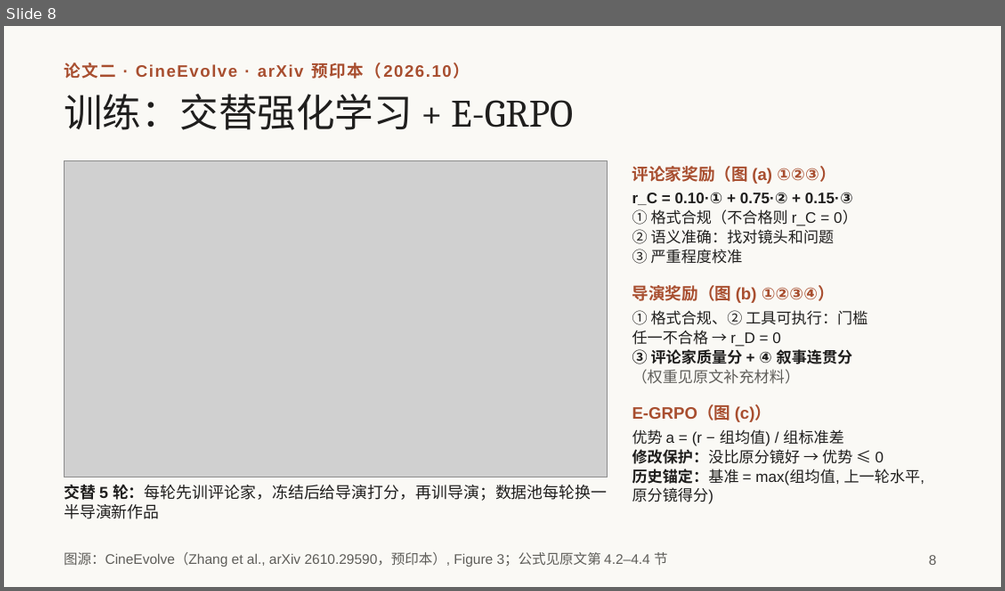
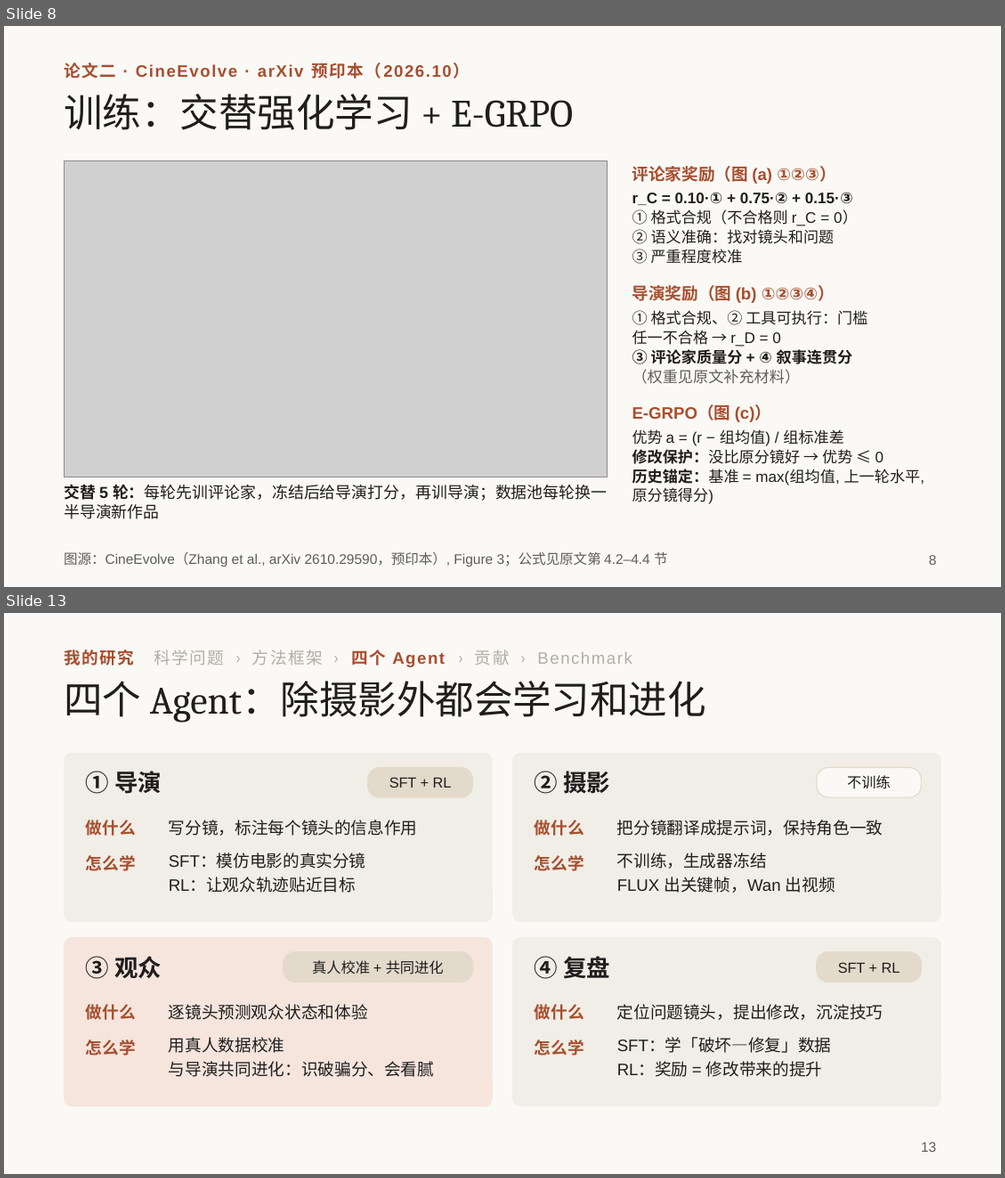
Before and after one commit to irving-2222/ICML, a slide deck: talk/研究分享_从多智能体协作到自进化.pptx. Shown one above the other, each under a label of ours: slide 8 before the commit, slides 8 and 13 after it; the slides between them are not shown. The pictures are 1005x591 and 1005x1178 pixels, drawn with LibreOffice and Linux fonts; fonts in the diff are those of the drawing; grey boxes stand for pictures. Boxes give left, top, right and bottom in pixels: in the first picture for what was removed or moved away, otherwise in the second. Text is boxed around its words. In the diff, an @@ line names an element or a change of style, - is before the commit and + after.

```diff
--- a/talk/研究分享_从多智能体协作到自进化.pptx
+++ b/talk/研究分享_从多智能体协作到自进化.pptx
@@ slide 13 added at (x1=4, y1=613, x2=1001, y2=1174), background #FAF9F5 @@
@@ text added at (x1=64, y1=649, x2=632, y2=667), 12 pt, text #B0AEA5 @@
+我的研究 科学问题 › 方法框架 › 四个 Agent › 贡献 › Benchmark
@@ title added at (x1=64, y1=681, x2=706, y2=722), 28 pt, text #1F1E1D @@
+四个 Agent：除摄影外都会学习和进化
@@ rounded rectangle added at (x1=64, y1=753, x2=493, y2=922), fill #F0EEE6 @@
@@ text added at (x1=86, y1=771, x2=162, y2=794), 17 pt, text #1F1E1D, bold @@
+① 导演
@@ rounded rectangle added at (x1=368, y1=768, x2=472, y2=797), fill #E3DACC, outline #E3DACC 0.75 pt, 10.5 pt, text #1F1E1D @@
+SFT + RL
@@ rounded rectangle added at (x1=512, y1=753, x2=941, y2=922), fill #F0EEE6 @@
@@ text added at (x1=534, y1=771, x2=610, y2=794), 17 pt, text #1F1E1D, bold @@
+② 摄影
@@ rounded rectangle added at (x1=817, y1=768, x2=921, y2=797), fill #FAF9F5, outline #E3DACC 0.75 pt, 10.5 pt, text #1F1E1D @@
+不训练
@@ text added at (x1=86, y1=819, x2=136, y2=835), 12 pt, text #A84E2F, bold @@
+做什么
@@ text added at (x1=169, y1=819, x2=418, y2=835), 12 pt, text #1F1E1D @@
+写分镜，标注每个镜头的信息作用
@@ text added at (x1=534, y1=819, x2=584, y2=835), 12 pt, text #A84E2F, bold @@
+做什么
@@ text added at (x1=617, y1=819, x2=883, y2=835), 12 pt, text #1F1E1D @@
+把分镜翻译成提示词，保持角色一致
@@ text added at (x1=617, y1=852, x2=835, y2=892), 12 pt, text #1F1E1D @@
+不训练，生成器冻结
+FLUX 出关键帧，Wan 出视频
@@ text added at (x1=86, y1=855, x2=136, y2=871), 12 pt, text #A84E2F, bold @@
+怎么学
@@ text added at (x1=169, y1=853, x2=366, y2=892), 12 pt, text #1F1E1D @@
+SFT：模仿电影的真实分镜
+RL：让观众轨迹贴近目标
@@ text added at (x1=534, y1=855, x2=584, y2=871), 12 pt, text #A84E2F, bold @@
+怎么学
@@ rounded rectangle added at (x1=64, y1=937, x2=493, y2=1106), fill #D97757 at 15% opacity @@
@@ text added at (x1=86, y1=956, x2=162, y2=979), 17 pt, text #1F1E1D, bold @@
+③ 观众
@@ rounded rectangle added at (x1=283, y1=952, x2=472, y2=981), fill #E3DACC, outline #E3DACC 0.75 pt, 10.5 pt, text #1F1E1D @@
+真人校准 + 共同进化
@@ rounded rectangle added at (x1=512, y1=937, x2=941, y2=1106), fill #F0EEE6 @@
@@ text added at (x1=534, y1=956, x2=610, y2=979), 17 pt, text #1F1E1D, bold @@
+④ 复盘
@@ rounded rectangle added at (x1=817, y1=952, x2=921, y2=981), fill #E3DACC, outline #E3DACC 0.75 pt, 10.5 pt, text #1F1E1D @@
+SFT + RL
@@ text added at (x1=86, y1=1004, x2=136, y2=1020), 12 pt, text #A84E2F, bold @@
+做什么
@@ text added at (x1=169, y1=1004, x2=368, y2=1020), 12 pt, text #1F1E1D @@
+逐镜头预测观众状态和体验
@@ text added at (x1=534, y1=1004, x2=584, y2=1020), 12 pt, text #A84E2F, bold @@
+做什么
@@ text added at (x1=617, y1=1004, x2=883, y2=1020), 12 pt, text #1F1E1D @@
+定位问题镜头，提出修改，沉淀技巧
@@ text added at (x1=86, y1=1039, x2=136, y2=1055), 12 pt, text #A84E2F, bold @@
+怎么学
@@ text added at (x1=169, y1=1037, x2=435, y2=1077), 12 pt, text #1F1E1D @@
+用真人数据校准
+与导演共同进化：识破骗分、会看腻
@@ text added at (x1=534, y1=1039, x2=584, y2=1055), 12 pt, text #A84E2F, bold @@
+怎么学
@@ text added at (x1=617, y1=1038, x2=832, y2=1077), 12 pt, text #1F1E1D @@
+SFT：学「破坏—修复」数据
+RL：奖励 = 修改带来的提升
@@ page number added at (x1=921, y1=1142, x2=936, y2=1151), 10 pt, text #5E5D59 @@
+13
```
Also in this commit, not shown: 6 slides changed, 2 other slides added, 4 slides removed, 1 other file.
